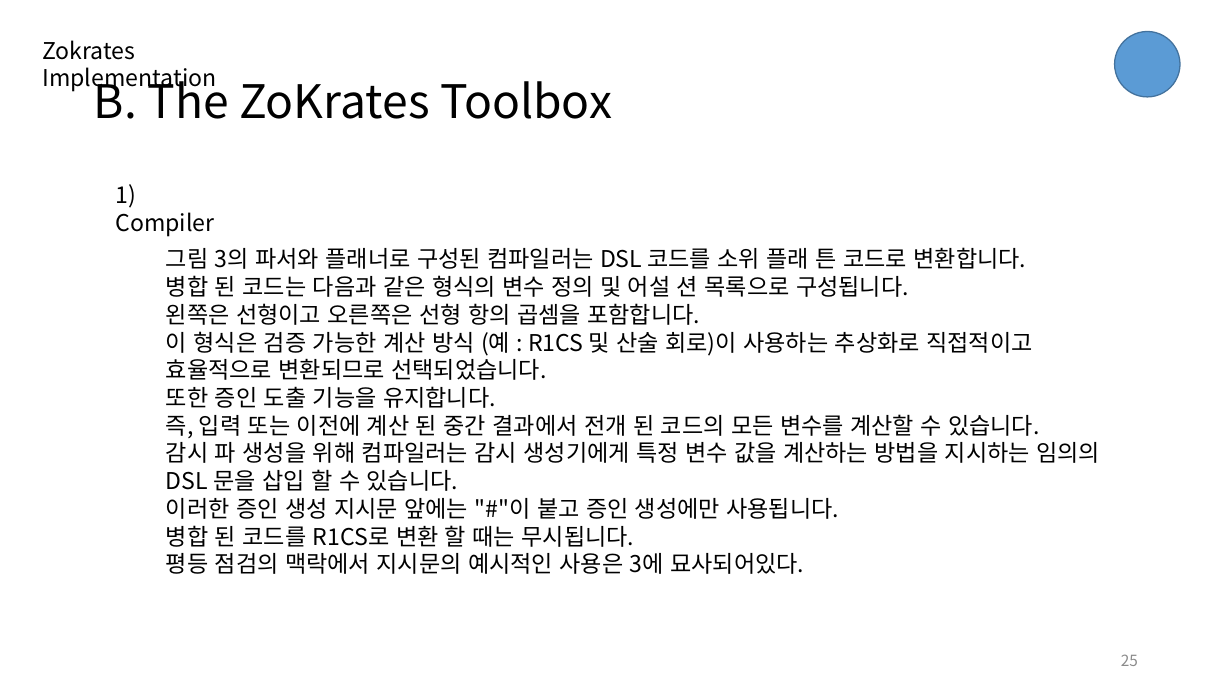
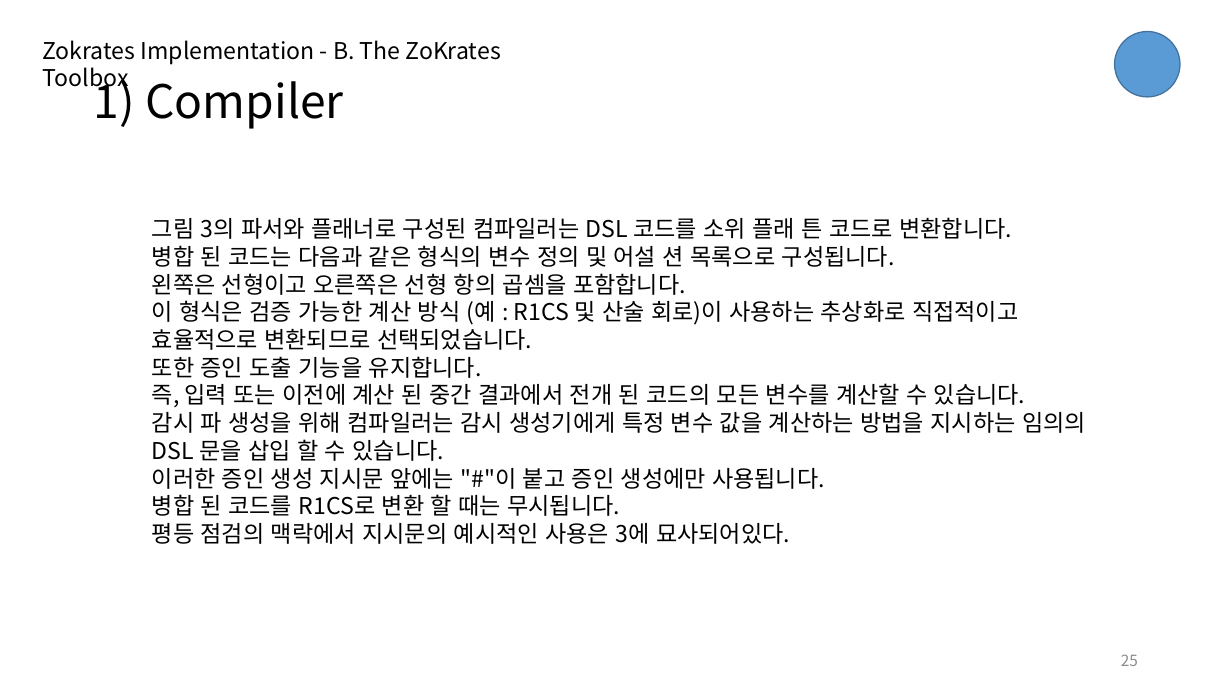
Before and after one commit to djm02309/paper, a slide deck: slide 25 of zokrates/ZoKrates.pptx. Drawn at 1232x693 pixels with LibreOffice and Linux fonts; fonts in the diff are those of the drawing. Boxes give left, top, right and bottom in pixels: in the first picture for what was removed or moved away, otherwise in the second. Text is boxed around its words. In the diff, an @@ line names an element or a change of style, - is before the commit and + after.

```diff
--- a/zokrates/ZoKrates.pptx
+++ b/zokrates/ZoKrates.pptx
@@ text at [43, 40, 501, 92]: text changed @@
-Zokrates Implementation
+Zokrates Implementation - B. The ZoKrates Toolbox
@@ title at [94, 73, 343, 129]: text changed @@
-B. The ZoKrates Toolbox
+1) Compiler
@@ text removed at [115, 184, 214, 237] @@
-1) Compiler
@@ text "그림 3의 파서와 플래너로 구성된 ...": place and size @@
-text "그림 3의 파서와 플래너로 구성된 ..." at [166, 247, 1100, 574]
+text "그림 3의 파서와 플래너로 구성된 ..." at [152, 217, 1086, 544]
```
Also in this commit, not shown: 24 other slides changed.
